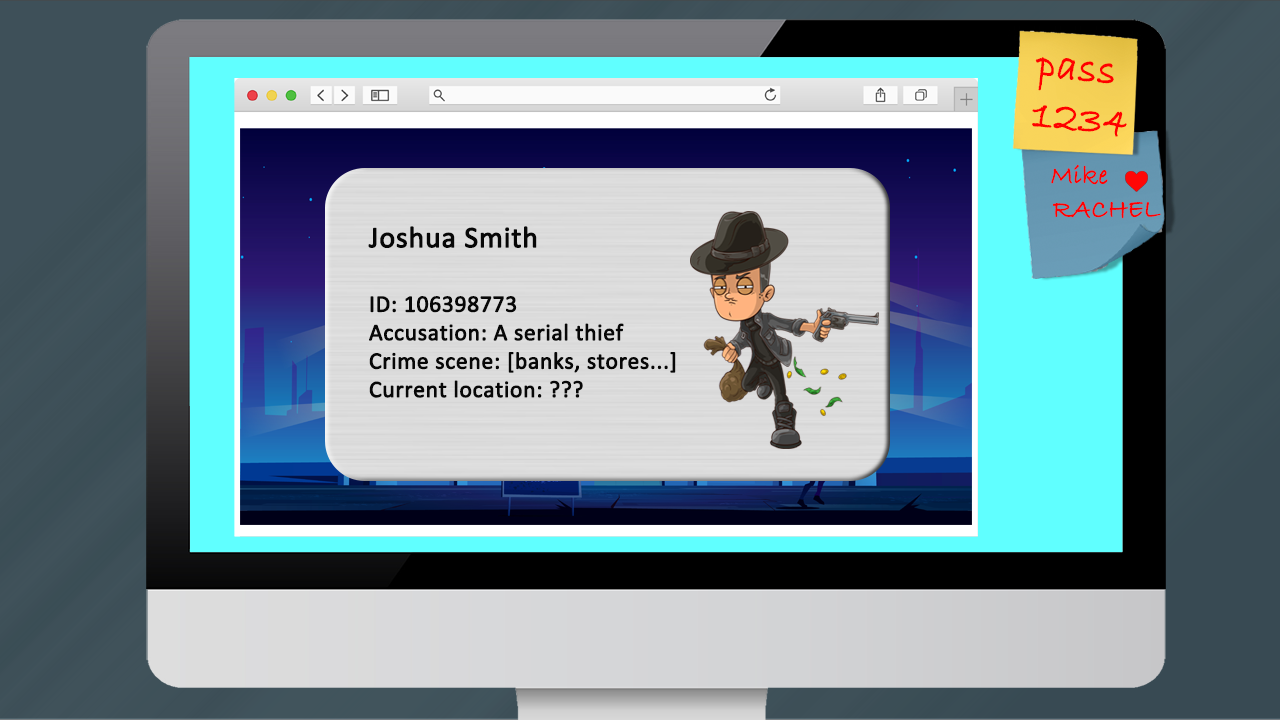
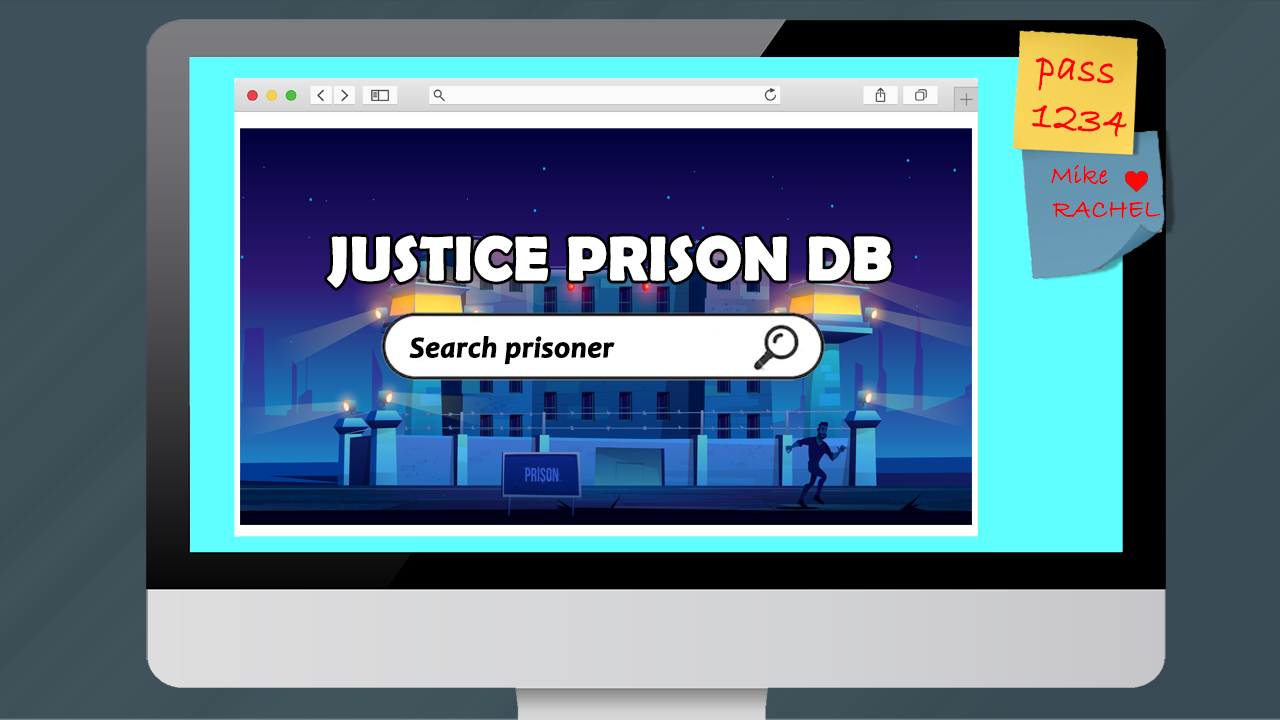
Layered file, before and after one edit (1280 × 720). Changes by layer:
hid group "Joshua" (4 layers) over left=325, top=168, right=890, bottom=481
showed group "Home" (3 layers) over left=327, top=235, right=892, bottom=381
renamed "Search prisoner by name" to "Search prisoner", painted on it over left=409, top=336, right=732, bottom=365
showed "Layer 7" over left=381, top=311, right=825, bottom=381
showed "JUSTICE PRISON DB" over left=327, top=235, right=892, bottom=288
